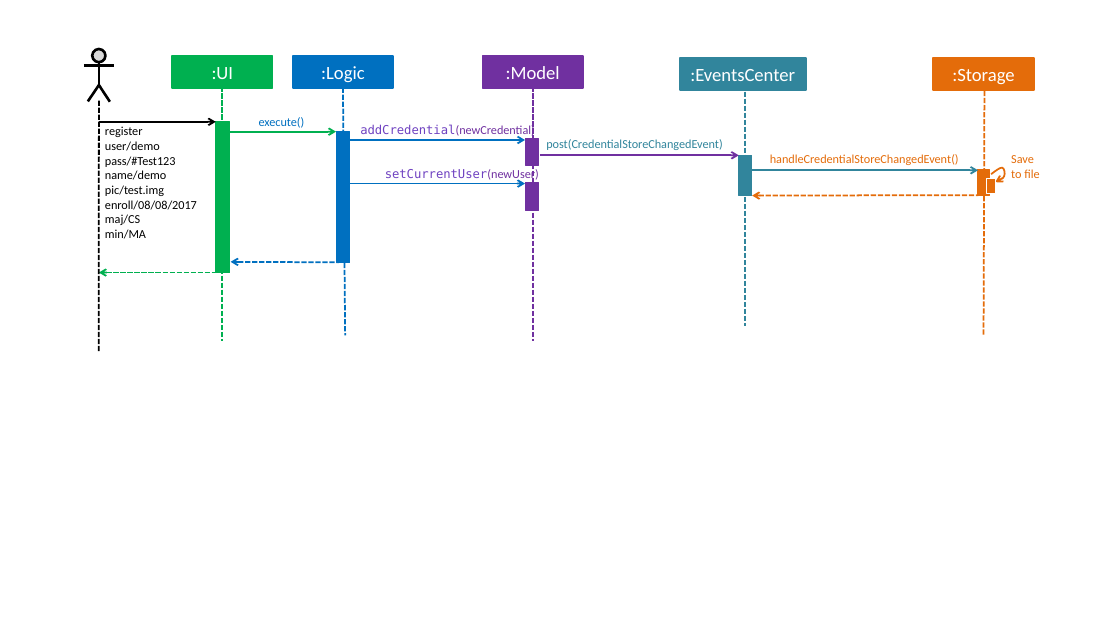
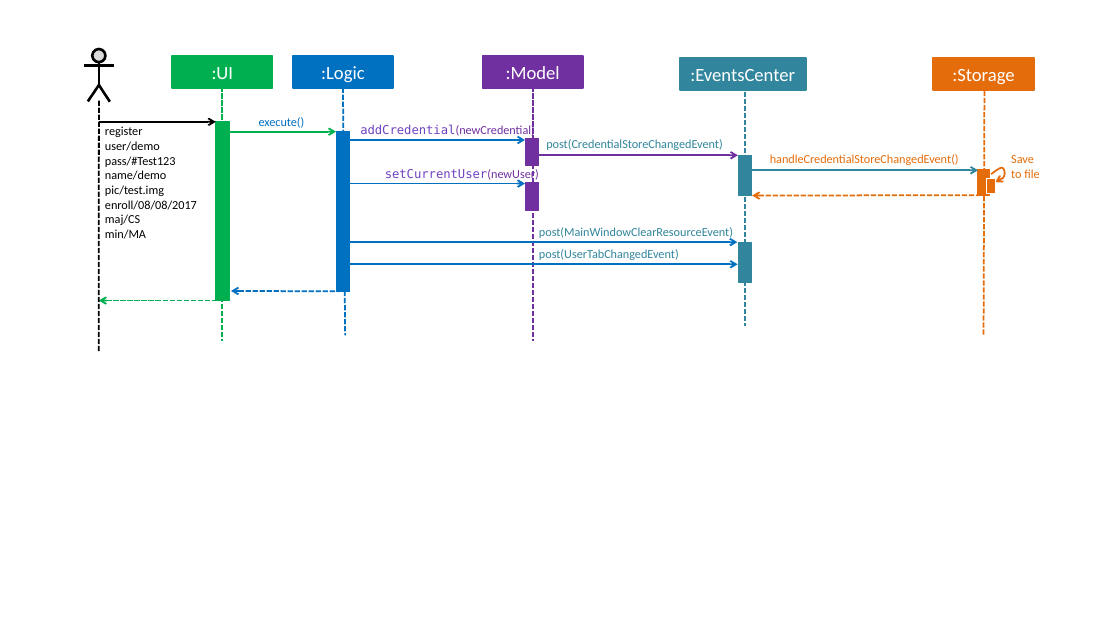
Before and after one commit to deming16/main, a slide deck: slide 1 of docs/diagrams/SDforRegisterCommand.pptx. Drawn at 1120x630 pixels with LibreOffice and Linux fonts; fonts in the diff are those of the drawing. Boxes give left, top, right and bottom in pixels: in the first picture for what was removed or moved away, otherwise in the second. Text is boxed around its words. In the diff, an @@ line names an element or a change of style, - is before the commit and + after.

```diff
--- a/docs/diagrams/SDforRegisterCommand.pptx
+++ b/docs/diagrams/SDforRegisterCommand.pptx
@@ rectangle: place and size @@
-rectangle at [216, 122, 230, 273]
+rectangle at [216, 122, 230, 301]
@@ rectangle: place and size @@
-rectangle at [337, 132, 350, 263]
+rectangle at [337, 132, 350, 292]
@@ text added at [539, 227, 733, 240], 10.5 pt, text #31859C @@
+post(MainWindowClearResourceEvent)
@@ arrow added from (346, 242) to (738, 242), #0070C0 1.5 pt @@
@@ arrow added from (347, 265) to (738, 265), #0070C0 1.5 pt @@
@@ text added at [539, 249, 679, 260], 10.5 pt, text #31859C @@
+post(UserTabChangedEvent)
@@ rectangle added at [739, 242, 752, 282], fill #31859C, outline #31859C 0.75 pt @@
@@ arrow moved from (231, 262) - (339, 262) to (231, 291) - (339, 292) @@
@@ arrow moved from (99, 272) - (216, 272) to (99, 301) - (216, 301) @@
```
Also in this commit, not shown: 1 slide added, 1 other file.
